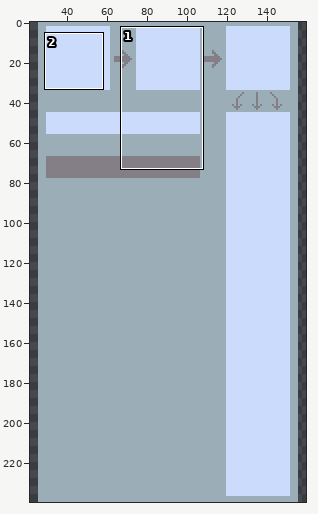
File history of a pixel-art file, art/concept.ase. Above, an overview of the earlier version with the close-up marked.
Close-up. Before the edit:
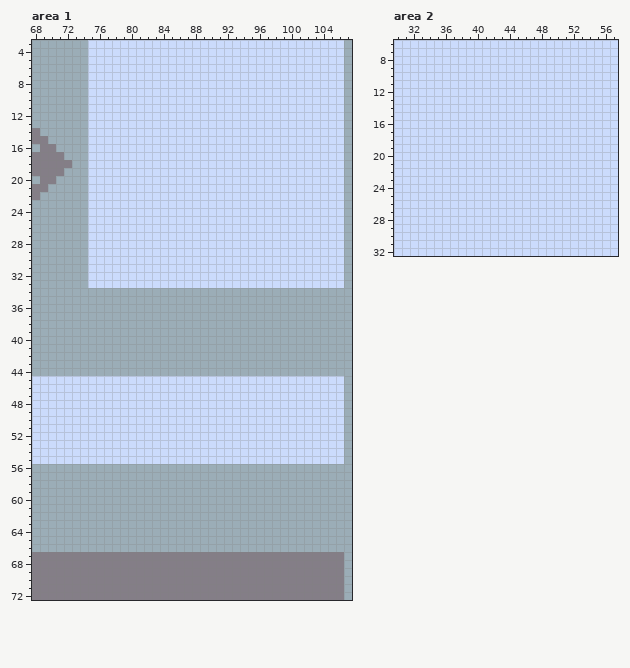
240x240 pixels, 1 frame. Shown: area 1: x 68..107, y 3..72; area 2: x 30..57, y 6..32. The wide view leaves out empty margins. The commit also changed other parts of the picture, which this record leaves out.
The same view after the edit:
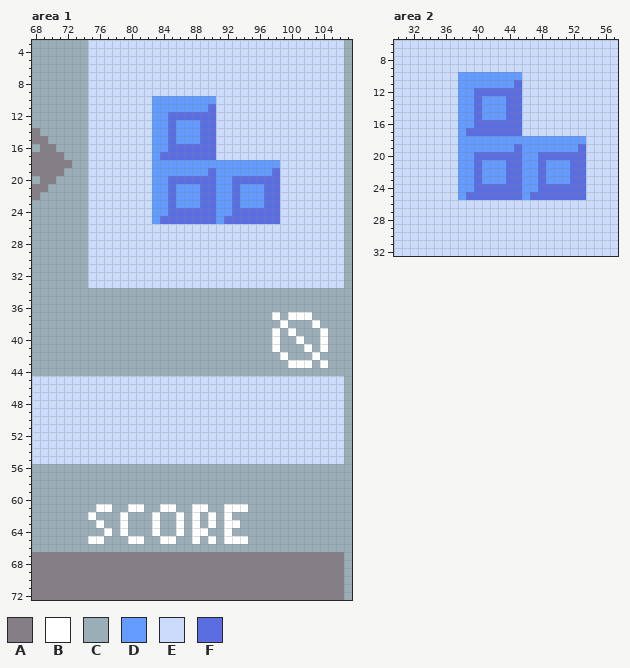
Palette (. is transparent): A #847e87  B #ffffff  C #9badb7  D #639bff  E #cbdbfc  F #5b6ee1
Changes in this commit:
layer "text" now shown
layer "blocks" now shown
Changed rows in their new state; - is an unchanged pixel.
Area 1, layers "blocks", "text":
first column x 83:
10 DDDDDDDD--------
11 DDDDDDDF--------
12 DDFFFFFF--------
13 DDFDDDFF--------
14 DDFDDDFF--------
15 DDFDDDFF--------
16 DDFFFFFF--------
17 DFFFFFFF--------
18 DDDDDDDDDDDDDDDD
19 DDDDDDDFDDDDDDDF
20 DDFFFFFFDDFFFFFF
21 DDFDDDFFDDFDDDFF
22 DDFDDDFFDDFDDDFF
23 DDFDDDFFDDFDDDFF
24 DDFFFFFFDDFFFFFF
25 DFFFFFFFDFFFFFFF
first column x 98:
37 B-BBB--
38 -B---B-
39 B-B---B
40 B--B--B
41 B---B-B
42 -B---B-
43 --BBB-B
first column x 75:
61 -BB--BB--BB--BB--BBB
62 B---B---B--B-B-B-B--
63 -B--B---B--B-B-B-BB-
64 --B-B---B--B-BB--B--
65 BB---BB--BB--B-B-BBB
Area 2, layer "blocks":
first column x 38:
10 DDDDDDDD--------
11 DDDDDDDF--------
12 DDFFFFFF--------
13 DDFDDDFF--------
14 DDFDDDFF--------
15 DDFDDDFF--------
16 DDFFFFFF--------
17 DFFFFFFF--------
18 DDDDDDDDDDDDDDDD
19 DDDDDDDFDDDDDDDF
20 DDFFFFFFDDFFFFFF
21 DDFDDDFFDDFDDDFF
22 DDFDDDFFDDFDDDFF
23 DDFDDDFFDDFDDDFF
24 DDFFFFFFDDFFFFFF
25 DFFFFFFFDFFFFFFF
Changed places in both close-ups, as pixel boxes (x1, y1, x2, y2):
changed: (152, 96, 280, 224)
changed: (272, 312, 328, 368)
changed: (88, 504, 248, 544)
changed: (458, 72, 586, 200)
